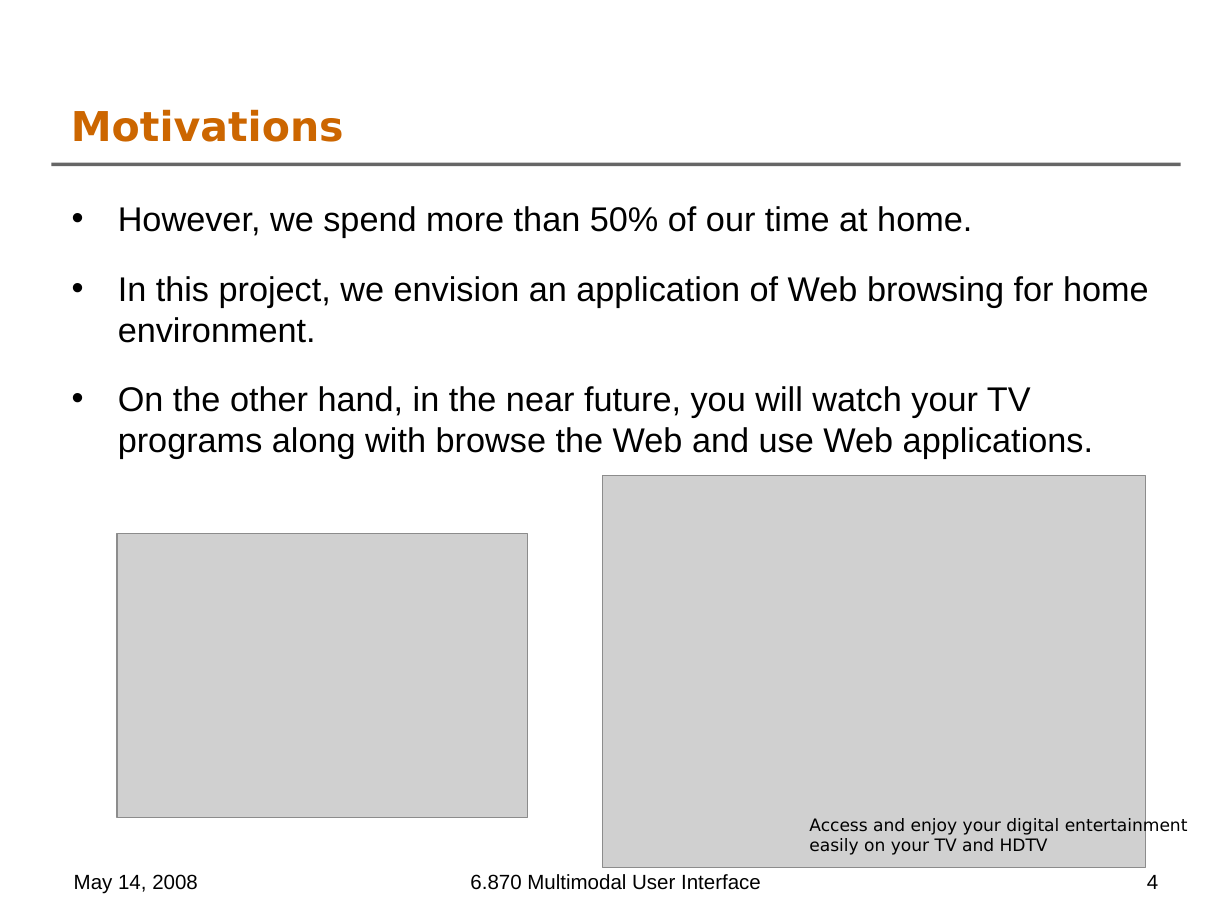
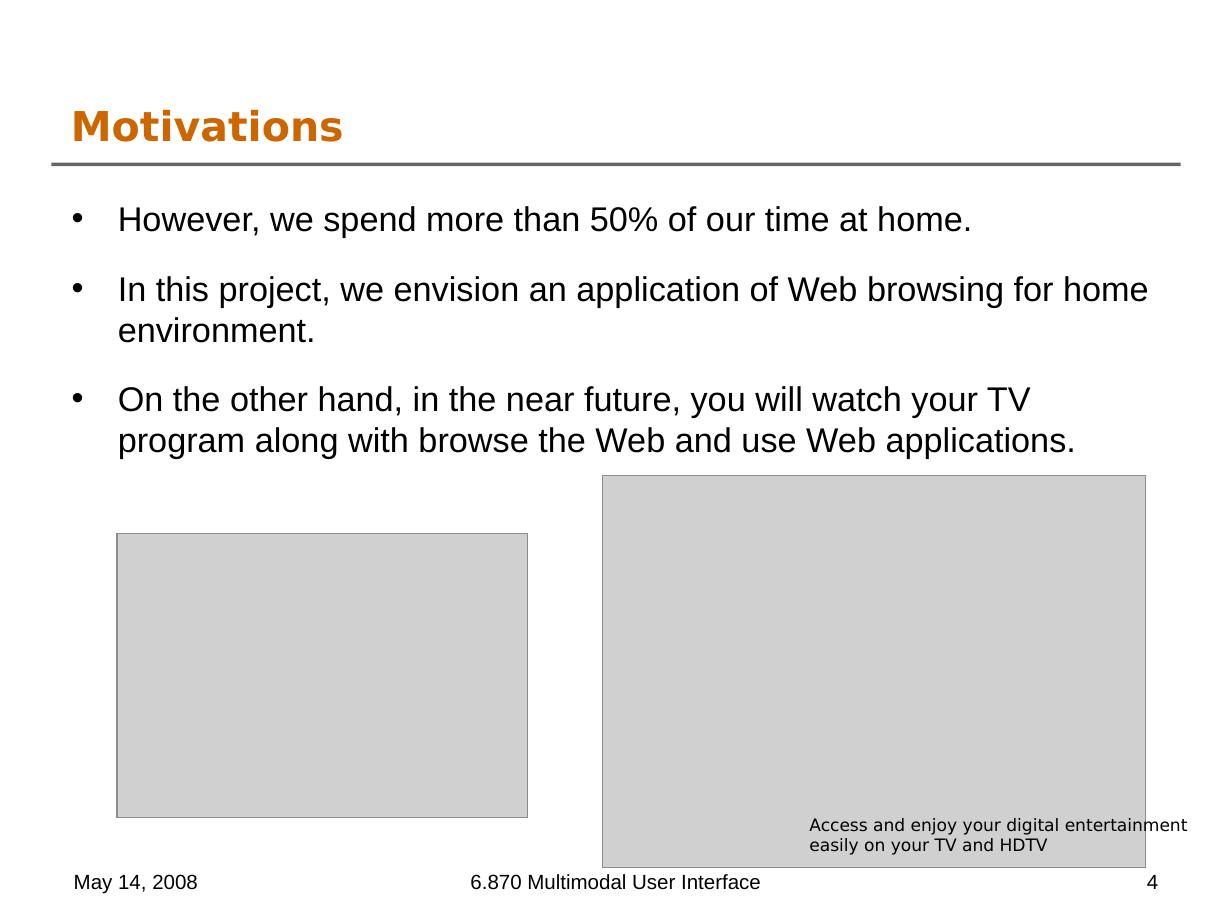
Before and after one commit to oshanis/webnnel, a slide deck: slide 4 of docs/6.870 Final Project Presentation.ppt. Drawn at 1232x924 pixels with LibreOffice and Linux fonts; fonts in the diff are those of the drawing; grey boxes stand for pictures; background and template pictures are left out. Boxes give left, top, right and bottom in pixels: in the first picture for what was removed or moved away, otherwise in the second. Text is boxed around its words. In the diff, an @@ line names an element or a change of style, - is before the commit and + after.

```diff
--- a/docs/6.870 Final Project Presentation.ppt
+++ b/docs/6.870 Final Project Presentation.ppt
@@ text at (118, 386, 1076, 459): text changed @@
-• On the other hand, in the near future, you will watch your TV programs along with browse the Web and use Web applications.
+• On the other hand, in the near future, you will watch your TV program along with browse the Web and use Web applications.
```
Also in this commit, not shown: 9 other slides changed, 3 slides added.
